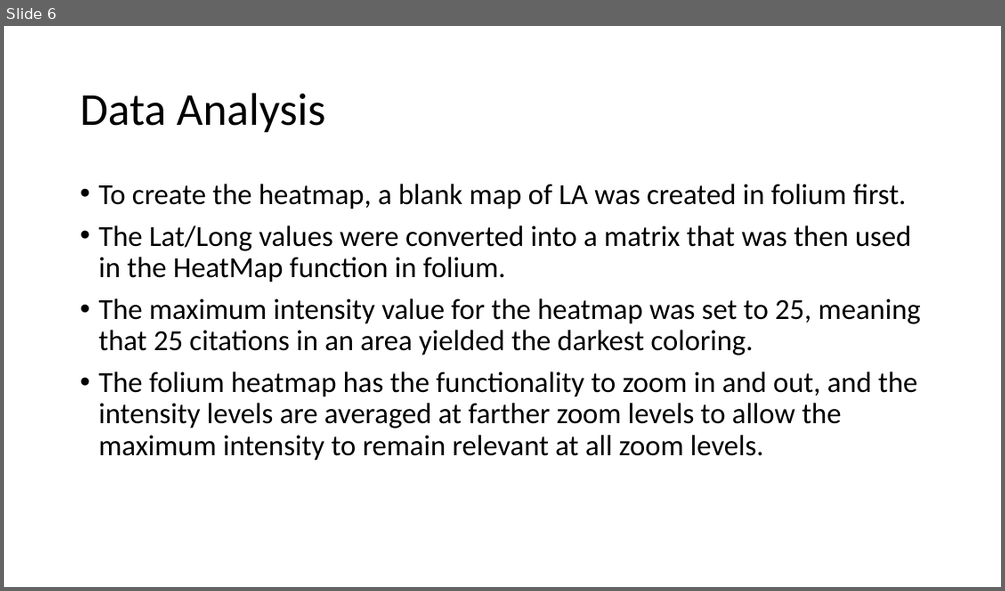
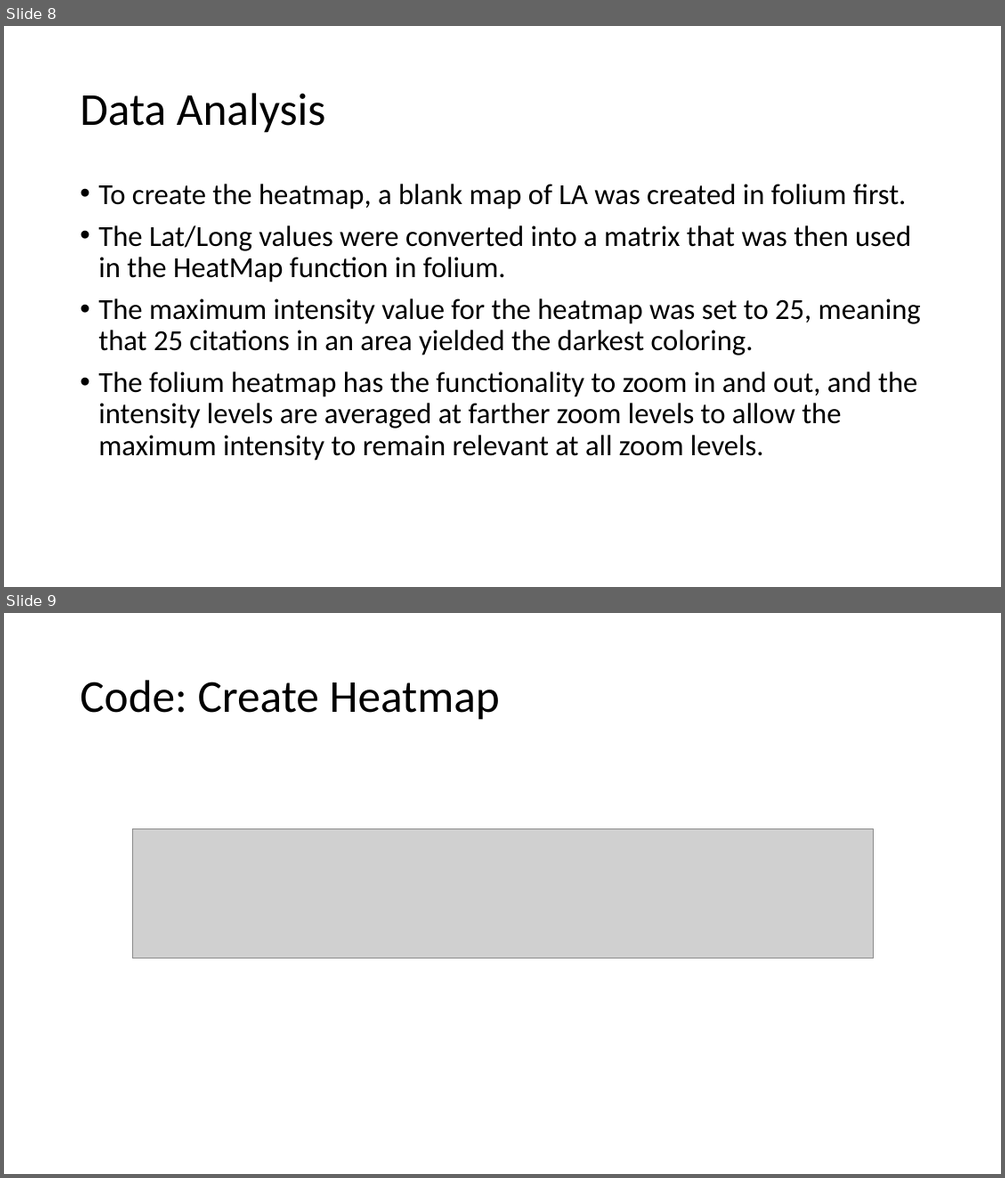
Before and after one commit to sdesai39/Project1, a slide deck: Heatmap.pptx. Shown one above the other, each under a label of ours: slide 6 before the commit, slides 8 and 9 after it. The pictures are 1005x591 and 1005x1178 pixels, drawn with LibreOffice and Linux fonts; fonts in the diff are those of the drawing; grey boxes stand for pictures. Boxes give left, top, right and bottom in pixels: in the first picture for what was removed or moved away, otherwise in the second. Text is boxed around its words. In the diff, an @@ line names an element or a change of style, - is before the commit and + after.

Commit message:
Heatmap Powerpoint slides added images

```diff
--- a/Heatmap.pptx
+++ b/Heatmap.pptx
@@ slide 9 added at [4, 613, 1001, 1174], background #FFFFFF @@
@@ title added at [80, 680, 500, 720], 44 pt, text #000000 @@
+Code: Create Heatmap
@@ picture added at [132, 828, 873, 958] @@
@@ what was slide 6 is now slide 8 @@
```
Also in this commit, not shown: 2 other slides added.
